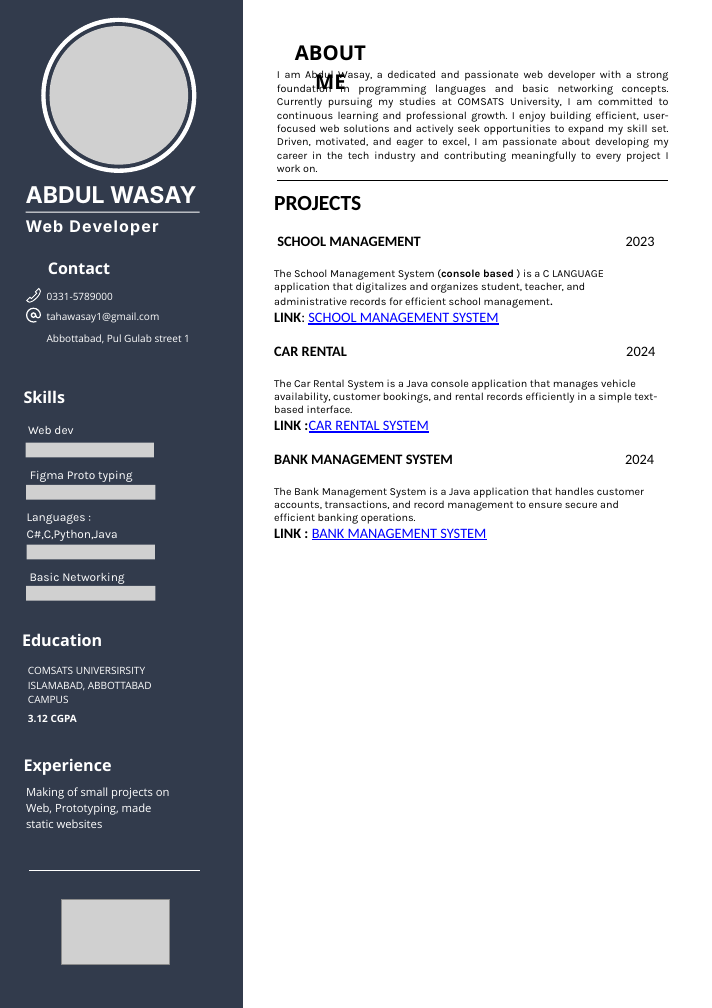
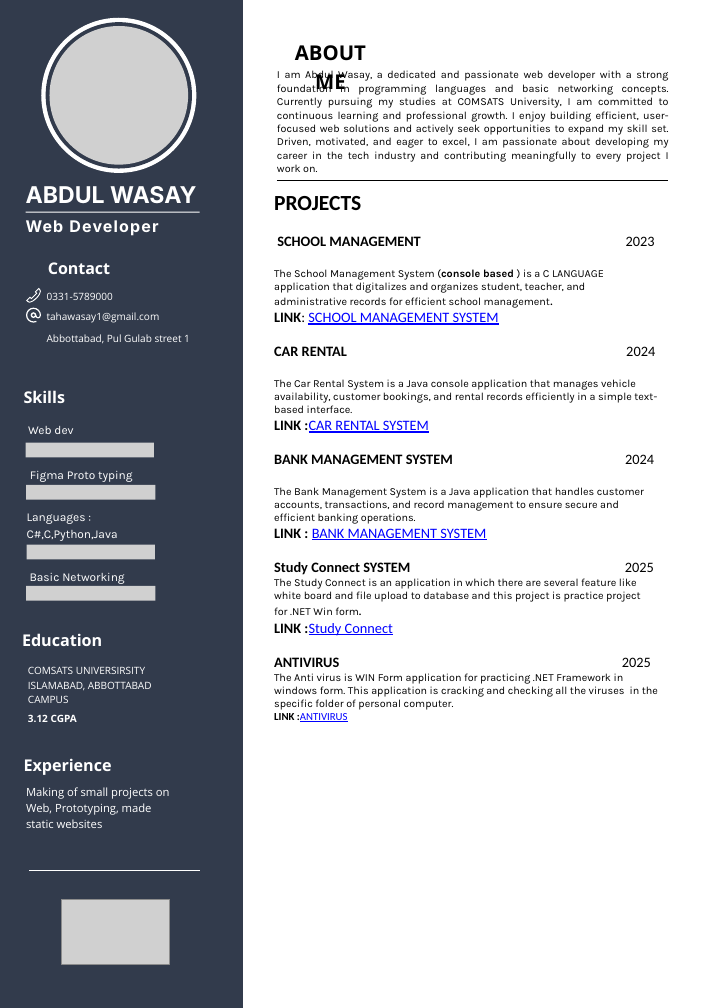
Before and after one commit to ABDUL-WASAY08/ABDUL-WASAY08, a slide deck: slide 1 of cv.pptx. Drawn at 712x1008 pixels with LibreOffice and Linux fonts; fonts in the diff are those of the drawing; grey boxes stand for pictures; background and template pictures are left out. Boxes give left, top, right and bottom in pixels: in the first picture for what was removed or moved away, otherwise in the second. Text is boxed around its words. In the diff, an @@ line names an element or a change of style, - is before the commit and + after.

Commit message:
Add files via upload
updated cv

```diff
--- a/cv.pptx
+++ b/cv.pptx
@@ text at [274, 562, 658, 722]: paragraphs added @@
+Study Connect SYSTEM 2025
+The Study Connect is an application in which there are several feature like white board and file upload to database and this project is practice project for .NET Win form.
+LINK :Study Connect
+ANTIVIRUS 2025
+The Anti virus is WIN Form application for practicing .NET Framework in windows form. This application is cracking and checking all the viruses in the specific folder of personal computer.
+LINK :ANTIVIRUS
```
